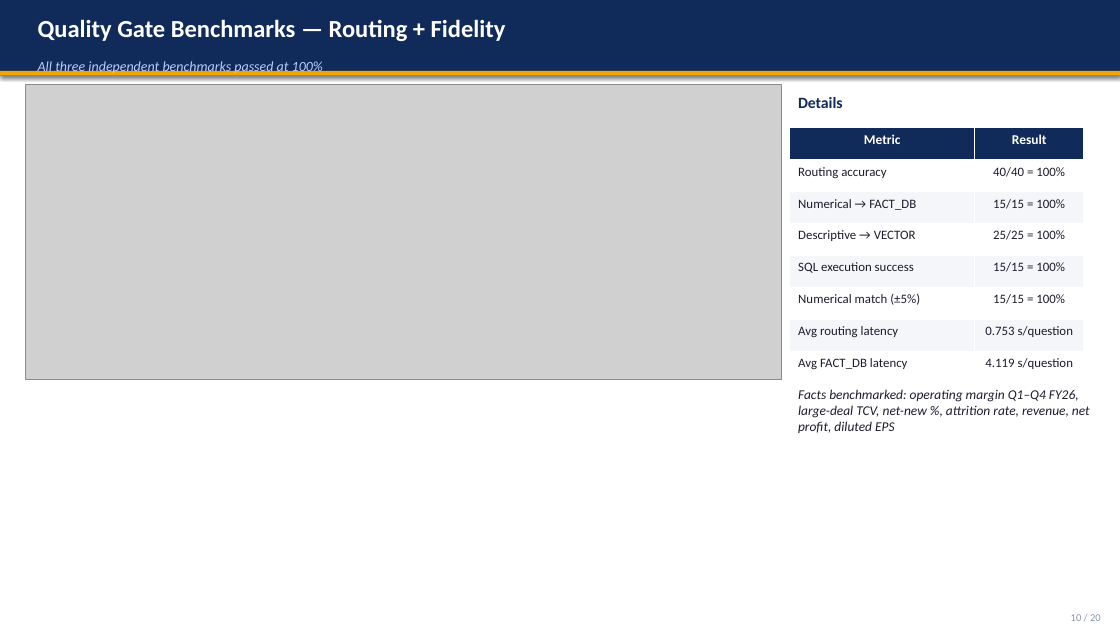
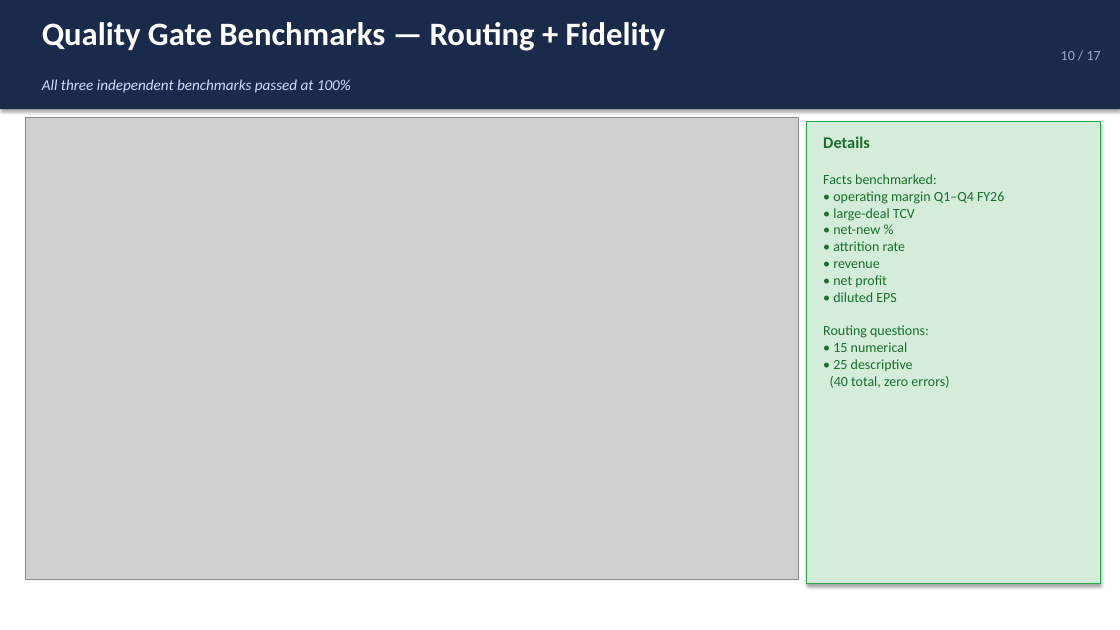
Before and after one commit to nandypi/Group-6-DS-and-AI-Lab-Project, a slide deck: slide 10 of Slides/DSAI_Team_6_Milestone6.pptx. Drawn at 1120x630 pixels with LibreOffice and Linux fonts; fonts in the diff are those of the drawing; grey boxes stand for pictures. Boxes give left, top, right and bottom in pixels: in the first picture for what was removed or moved away, otherwise in the second. Text is boxed around its words. In the diff, an @@ line names an element or a change of style, - is before the commit and + after.

```diff
--- a/Slides/DSAI_Team_6_Milestone6.pptx
+++ b/Slides/DSAI_Team_6_Milestone6.pptx
@@ rectangle resized from (x1=0, y1=0, x2=1120, y2=76) to (x1=0, y1=0, x2=1120, y2=109) @@
@@ rectangle at (x1=0, y1=0, x2=1120, y2=109): fill #102A5A to #1A2A4A @@
@@ text "Quality Gate Benchmarks — Routing ..." at (x1=42, y1=22, x2=666, y2=51): size 21 to 28 pt @@
@@ text added at (x1=1061, y1=51, x2=1101, y2=60), 12 pt, text #99AACC @@
+10 / 17
@@ rectangle removed at (x1=0, y1=71, x2=1120, y2=76) @@
@@ text "All three independent benchmarks passed ..." moved from (x1=38, y1=59, x2=323, y2=75) to (x1=42, y1=79, x2=351, y2=93) @@
@@ text "All three independent benchmarks passed ..." at (x1=42, y1=79, x2=351, y2=93): size 12 to 13 pt, text colour #BBCCFF to #CCDDFF @@
@@ picture resized from (x1=25, y1=84, x2=781, y2=379) to (x1=25, y1=118, x2=798, y2=580) @@
@@ table removed at (x1=790, y1=128, x2=1084, y2=383), 8 rows, 2 columns @@
-Metric | Result
-Routing accuracy | 40/40 = 100%
-Numerical → FACT_DB | 15/15 = 100%
-Descriptive → VECTOR | 25/25 = 100%
-SQL execution success | 15/15 = 100%
-Numerical match (±5%) | 15/15 = 100%
-Avg routing latency | 0.753 s/question
-Avg FACT_DB latency | 4.119 s/question
@@ rectangle added at (x1=807, y1=122, x2=1101, y2=584), fill #D4EDDA, outline #28A745 1 pt @@
@@ text "Details" moved from (x1=798, y1=97, x2=843, y2=108) to (x1=823, y1=136, x2=870, y2=148) @@
@@ text "Details" at (x1=823, y1=136, x2=870, y2=148): size 13.5 to 14 pt, text colour #102A5A to #196E2E @@
@@ text at (x1=823, y1=174, x2=1004, y2=388): text changed; size 11.5 to 12 pt; text colour #1C1C2E to #196E2E; italic off @@
-Facts benchmarked: operating margin Q1–Q4 FY26, large-deal TCV, net-new %, attrition rate, revenue, net profit, diluted EPS
+Facts benchmarked:
+• operating margin Q1–Q4 FY26
+• large-deal TCV
+• net-new %
+• attrition rate
+• revenue
+• net profit
+• diluted EPS
+Routing questions:
+• 15 numerical
+• 25 descriptive
+(40 total, zero errors)
@@ text removed at (x1=1071, y1=614, x2=1101, y2=621) @@
-10 / 20
```
Also in this commit, not shown: 12 other slides changed, 4 slides added, 7 slides removed.
